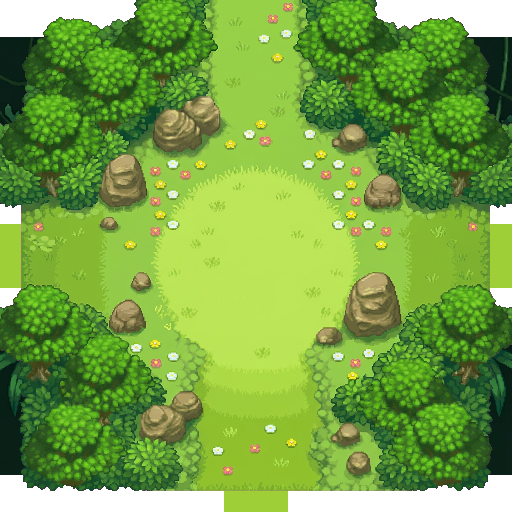
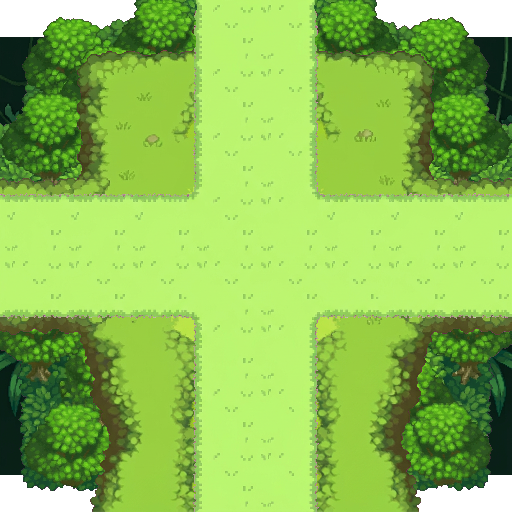
Revision of a layered 512 x 512 image; what changed, layer by layer:
painted on "01_sol" over [0, 0, 512, 512]
painted on "02_chemin" over [0, 0, 512, 512]
painted on "03_arbres" over [0, 0, 512, 491]
painted on "04_buissons" over [0, 0, 512, 491]
painted on "05_rochers" over [6, 3, 492, 475]
painted on "06_fleurs" over [35, 4, 477, 474]
moved "08_acces_E" above "08_acces_N" over [481, 224, 512, 288]
